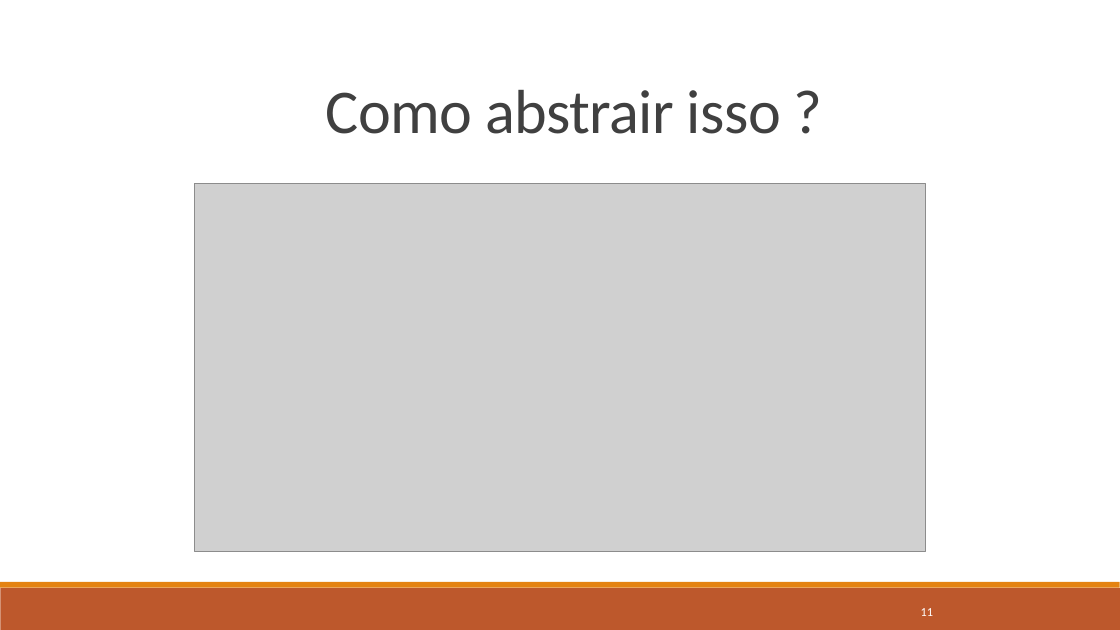
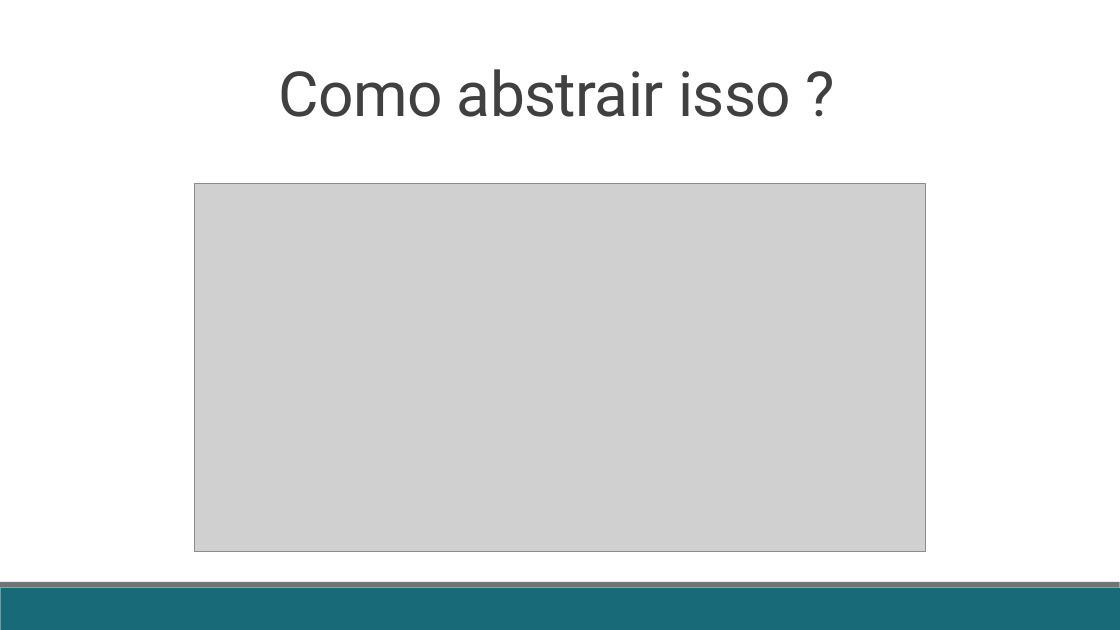
Before and after one commit to fabricioveronez/SignalR_Exemplos, a slide deck: slide 11 of docs/Apresentacao.pptx. Drawn at 1120x630 pixels with LibreOffice and Linux fonts; fonts in the diff are those of the drawing; grey boxes stand for pictures. Boxes give left, top, right and bottom in pixels: in the first picture for what was removed or moved away, otherwise in the second. Text is boxed around its words. In the diff, an @@ line names an element or a change of style, - is before the commit and + after.

```diff
--- a/docs/Apresentacao.pptx
+++ b/docs/Apresentacao.pptx
@@ title "Como abstrair isso ?": place and size @@
-title "Como abstrair isso ?" at [326, 90, 781, 134]
+title "Como abstrair isso ?" at [278, 69, 791, 117]
@@ title "Como abstrair isso ?" at [278, 69, 791, 117]: font Calibri to Roboto @@
@@ rectangle at [0, 588, 1120, 630]: fill #BD582C to #186A78 @@
@@ rectangle at [0, 582, 1120, 588]: fill #E48312 to #6F7577 @@
@@ page number removed at [921, 608, 933, 616] @@
-11
```
Also in this commit, not shown: 17 other slides changed, 2 slides removed.
